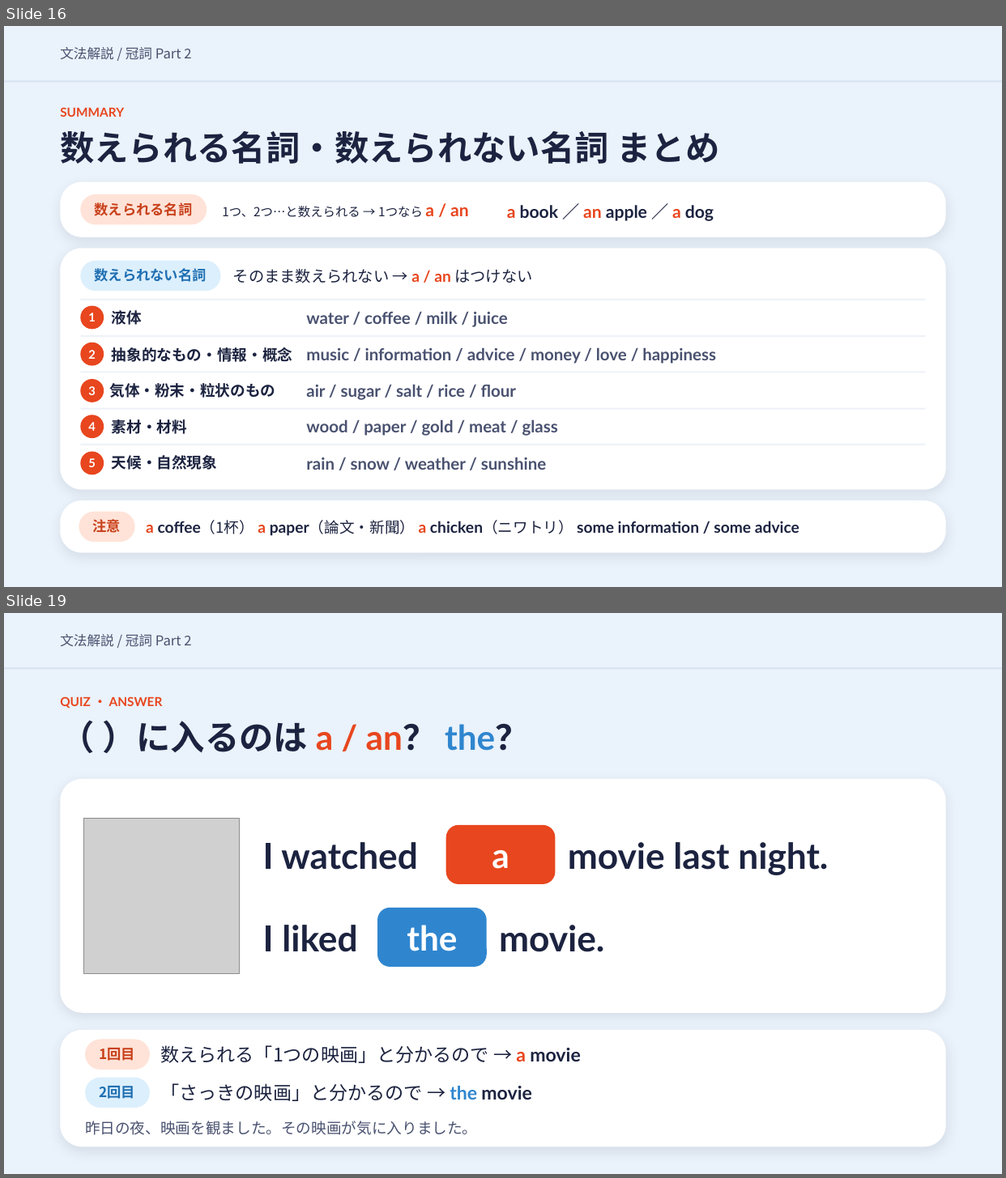
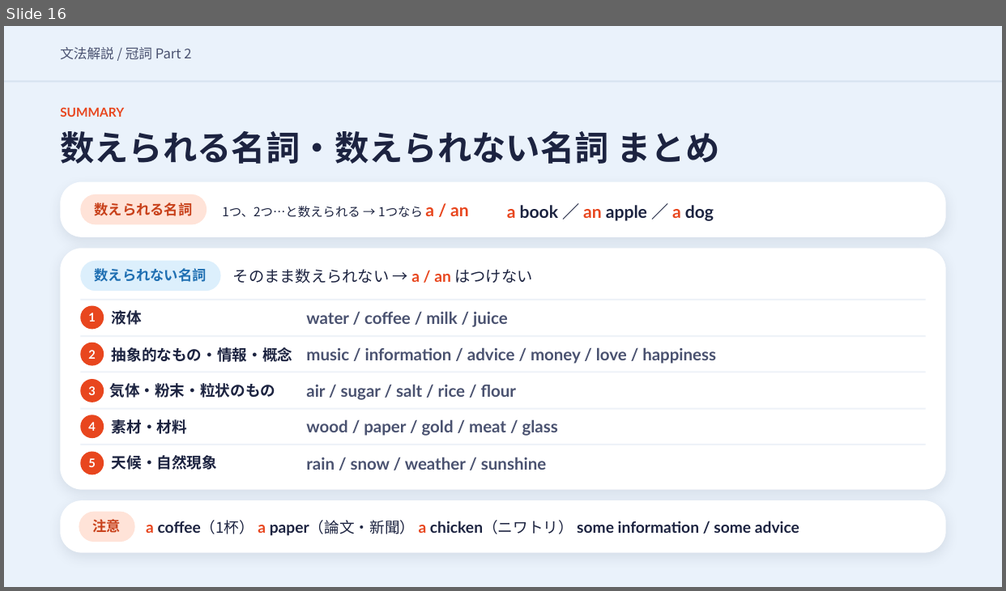
Before and after one commit to hinakajisaki-dev/hina-english, a slide deck: matome/articles-2/articles-2-slides.pptx. Shown one above the other, each under a label of ours: slides 16 and 19 before the commit, slide 16 after it; the slides between them are not shown. The pictures are 1006x1178 and 1006x591 pixels, drawn with LibreOffice and Linux fonts; fonts in the diff are those of the drawing; grey boxes stand for pictures. Boxes give left, top, right and bottom in pixels: in the first picture for what was removed or moved away, otherwise in the second. Text is boxed around its words. In the diff, an @@ line names an element or a change of style, - is before the commit and + after.

```diff
--- a/matome/articles-2/articles-2-slides.pptx
+++ b/matome/articles-2/articles-2-slides.pptx
@@ slide 19 removed at (4, 613, 1002, 1174), background #EAF2FB @@
@@ text removed at (60, 634, 191, 647) @@
-文法解説 / 冠詞 Part 2
@@ line removed from (4, 668) to (1002, 668) @@
@@ text removed at (60, 696, 163, 709) @@
-QUIZ ・ ANSWER
@@ text removed at (102, 720, 530, 753) @@
-（ ）に入るのは a / an？ the？
@@ rounded rectangle removed at (60, 779, 946, 1013) @@
@@ picture removed at (83, 818, 239, 973) @@
@@ rounded rectangle removed at (446, 825, 556, 884) @@
@@ text removed at (263, 842, 417, 870) @@
-I watched
@@ text removed at (492, 850, 509, 869) @@
-a
@@ text removed at (568, 842, 828, 875) @@
-movie last night.
@@ text removed at (263, 925, 357, 952) @@
-I liked
@@ rounded rectangle removed at (377, 908, 487, 967) @@
@@ text removed at (407, 925, 457, 952) @@
-the
@@ text removed at (499, 925, 604, 952) @@
-movie.
@@ rounded rectangle removed at (60, 1030, 946, 1147) @@
@@ rounded rectangle removed at (85, 1040, 149, 1071) @@
@@ text removed at (99, 1048, 135, 1061) @@
-1回目
@@ text removed at (160, 1046, 581, 1063) @@
-数えられる「1つの映画」と分かるので → a movie
@@ rounded rectangle removed at (85, 1078, 149, 1109) @@
@@ text removed at (99, 1086, 135, 1099) @@
-2回目
@@ text removed at (160, 1084, 532, 1101) @@
-「さっきの映画」と分かるので → the movie
@@ text removed at (85, 1121, 477, 1135) @@
-昨日の夜、映画を観ました。その映画が気に入りました。
```
Also in this commit, not shown: 10 slides changed, 2 slides added, 1 other slide removed, 9 other files.
